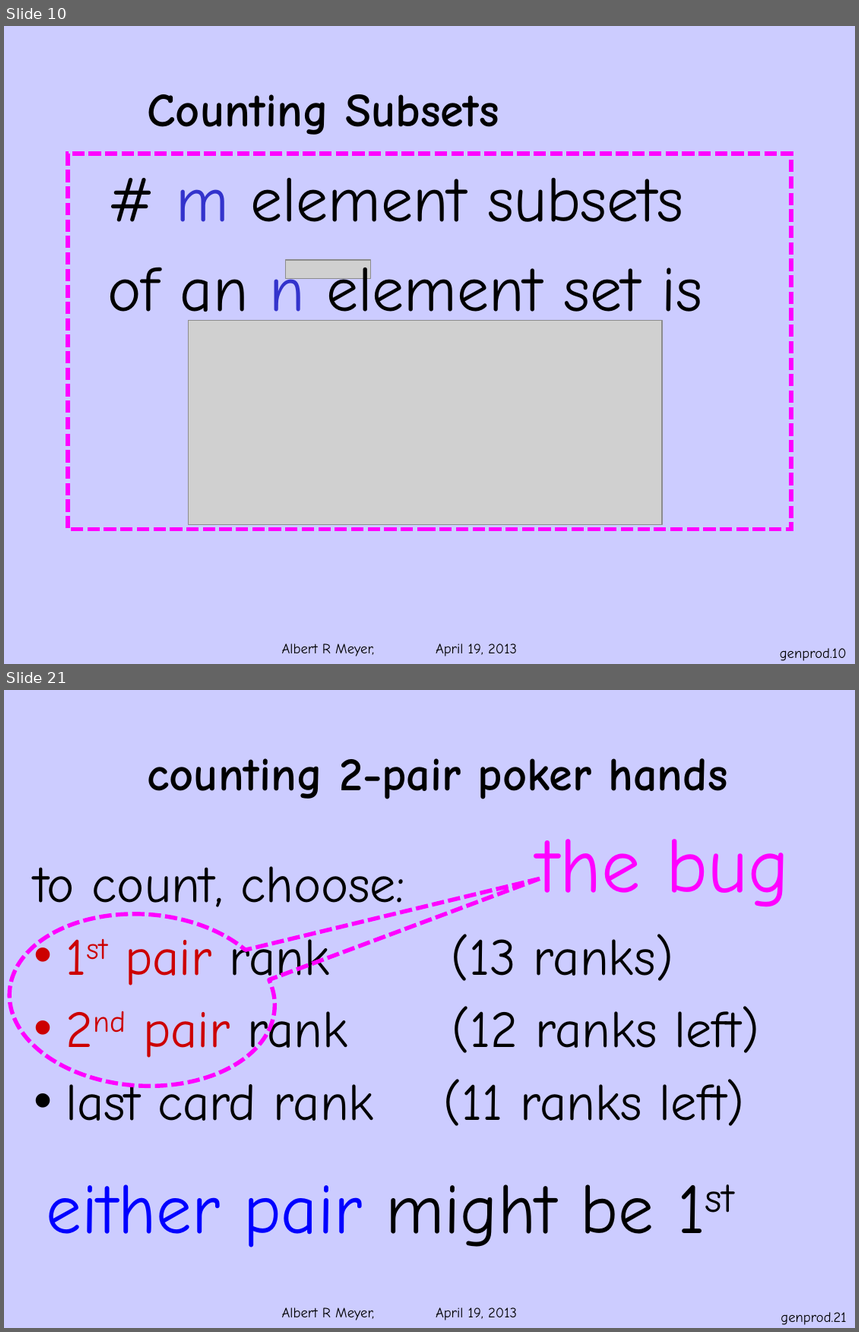
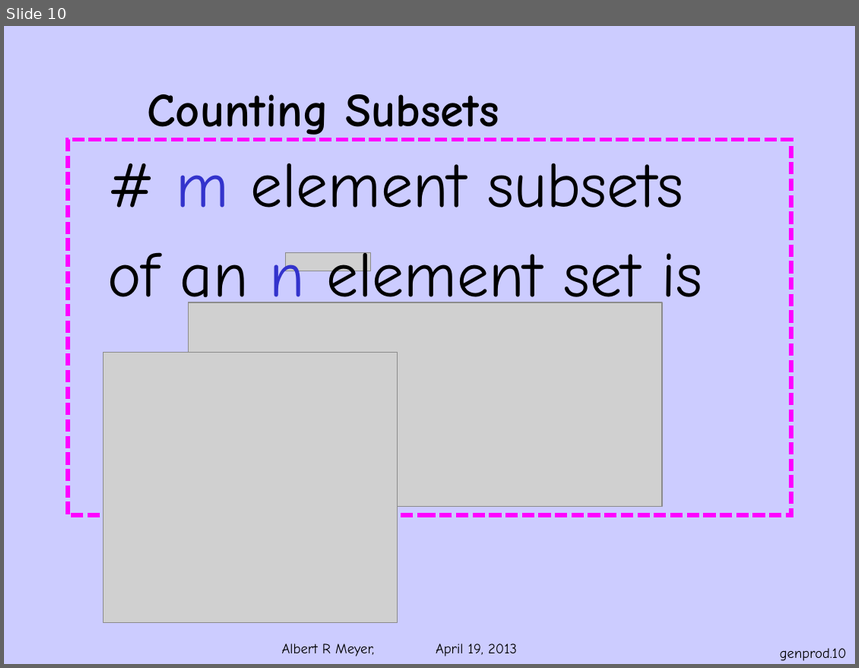
Before and after one commit to armeyer/mcs_web, a slide deck: spring13/slides13/genprod.pptx. Shown one above the other, each under a label of ours: slides 10 and 21 before the commit, slide 10 after it; the slides between them are not shown. The pictures are 859x1332 and 859x668 pixels, drawn with LibreOffice and Linux fonts; fonts in the diff are those of the drawing; grey boxes stand for pictures; background and template pictures are left out. Boxes give left, top, right and bottom in pixels: in the first picture for what was removed or moved away, otherwise in the second. Text is boxed around its words. In the diff, an @@ line names an element or a change of style, - is before the commit and + after.

Commit message:
split off count-2pair.pptx from genprod.pptx

```diff
--- a/spring13/slides13/genprod.pptx
+++ b/spring13/slides13/genprod.pptx
@@ slide 21 removed at (4,690,855,1328), background #CCCCFF; not listed: 1 template element that a slide beside it also shows @@
@@ title removed at (148,758,728,799) @@
-counting 2-pair poker hands
@@ text removed at (538,839,790,907) @@
-the bug
@@ text removed at (34,866,760,1126) @@
-to count, choose:
-• 1st pair rank (13 ranks)
-• 2nd pair rank (12 ranks left)
-• last card rank (11 ranks left)
@@ speech bubble removed at (4,906,280,1094) @@
@@ text removed at (47,1185,654,1248) @@
-either pair might be 1st
@@ page number removed at (781,1312,846,1325) @@
-genprod.21
@@ slide 10 changed as well @@
@@ rectangle: place and size @@
-rectangle at (68,154,791,530)
+rectangle at (68,139,791,515)
@@ text "# m element subsets": place and size @@
-text "# m element subsets" at (107,178,703,331)
+text "# m element subsets" at (107,164,703,316)
@@ picture: place and size @@
-picture at (286,260,371,279)
+picture at (286,253,371,272)
@@ picture: place and size @@
-picture at (189,321,663,525)
+picture at (189,303,663,507)
@@ picture added at (104,352,398,623) @@
```
Also in this commit, not shown: 5 other slides changed, 13 other slides removed, 1 other file.
